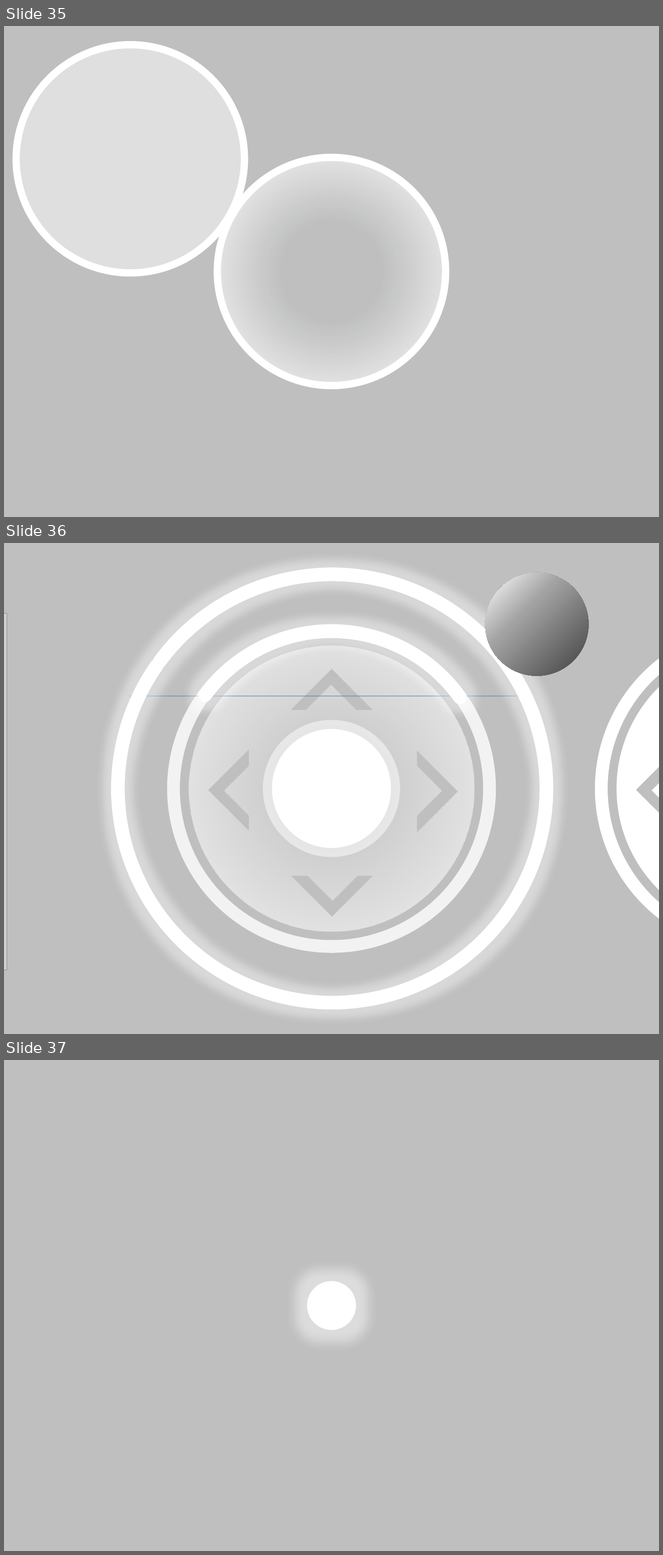
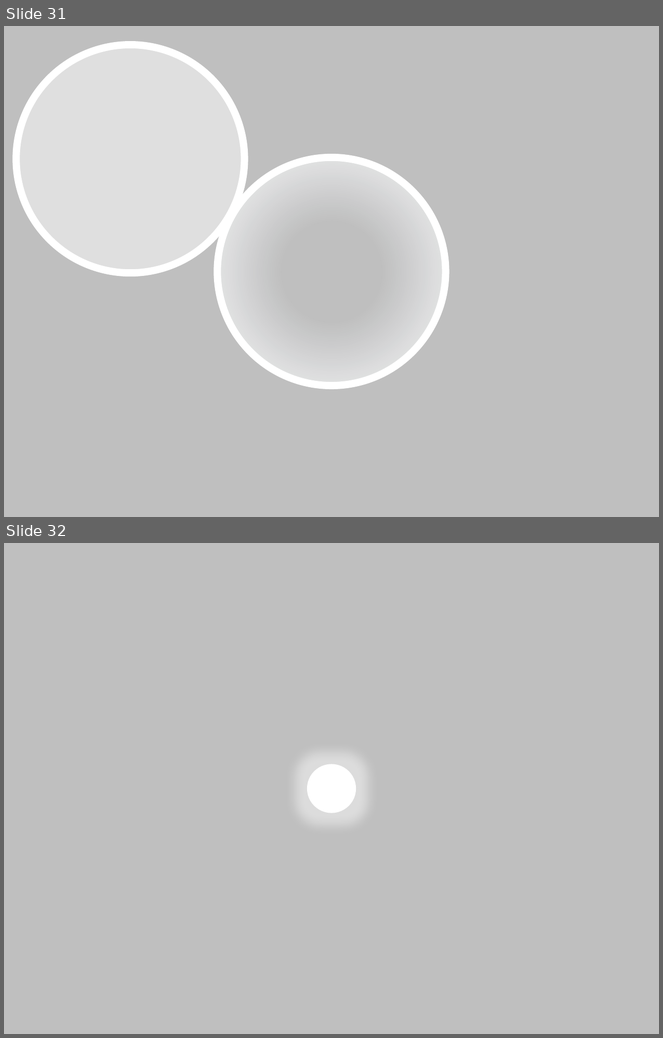
Before and after one commit to bronzdev/BatHit, a slide deck: Assets/Textures/TextureIcons.pptx. Shown one above the other, each under a label of ours: slides 35, 36 and 37 before the commit, slides 31 and 32 after it. The pictures are 663x1555 and 663x1038 pixels, drawn with LibreOffice and Linux fonts; fonts in the diff are those of the drawing; grey boxes stand for pictures. Boxes give left, top, right and bottom in pixels: in the first picture for what was removed or moved away, otherwise in the second. Text is boxed around its words. In the diff, an @@ line names an element or a change of style, - is before the commit and + after.

```diff
--- a/Assets/Textures/TextureIcons.pptx
+++ b/Assets/Textures/TextureIcons.pptx
@@ slide 36 removed at box(4, 543, 659, 1034), background #BFBFBF @@
@@ ellipse removed at box(486, 573, 589, 676) @@
@@ arc (boxed as its full ellipse) removed at box(118, 574, 546, 1003) @@
@@ freeform shape removed at box(130, 587, 533, 991) @@
@@ freeform shape removed at box(557, 587, 659, 991) @@
@@ picture removed at box(4, 613, 7, 970) @@
@@ donut removed at box(167, 624, 496, 953) @@
@@ arc (boxed as its full ellipse) removed at box(175, 631, 489, 946) @@
@@ donut removed at box(595, 624, 659, 953) @@
@@ line removed from (130, 696) to (517, 696) @@
@@ ellipse removed at box(272, 729, 391, 848) @@
@@ what was slide 35 is now slide 31 @@
@@ what was slide 37 is now slide 32 @@
```
Also in this commit, not shown: 1 slide changed, 5 other slides removed, 24 other files.
